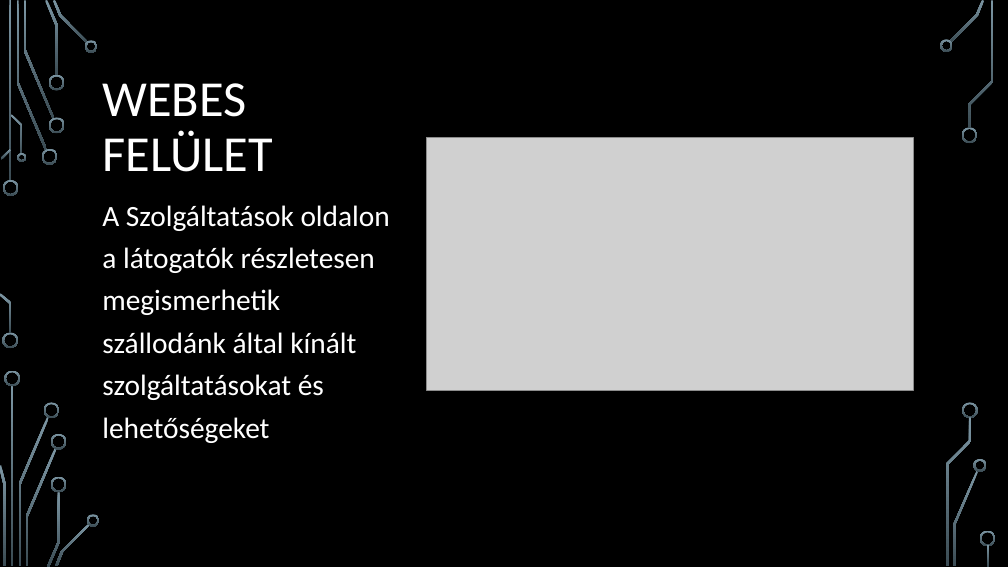
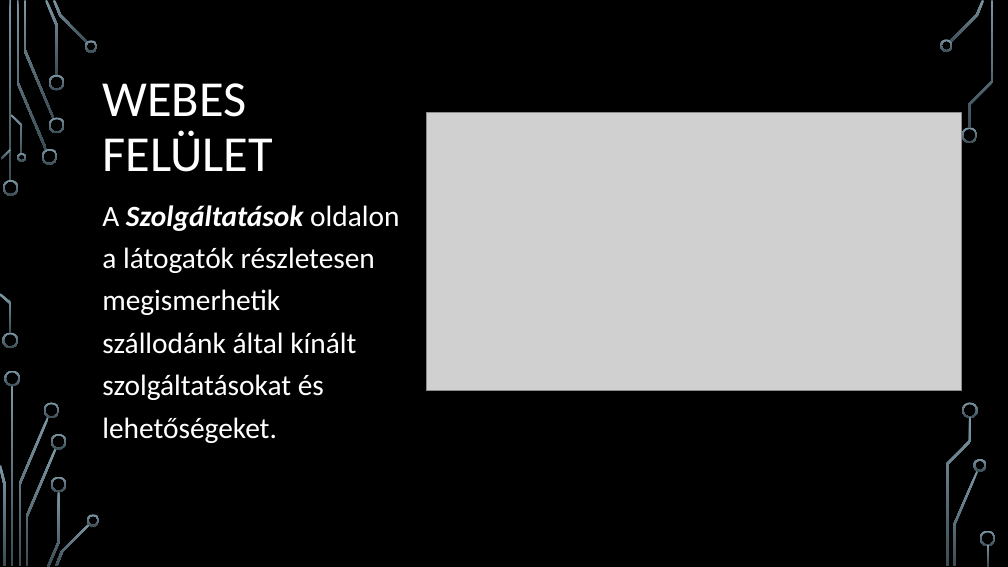
Before and after one commit to MrTahil/hotel, a slide deck: slide 17 of HMZ-rt.pptx. Drawn at 1008x567 pixels with LibreOffice and Linux fonts; fonts in the diff are those of the drawing; grey boxes stand for pictures; background and template pictures are left out. Boxes give left, top, right and bottom in pixels: in the first picture for what was removed or moved away, otherwise in the second. Text is boxed around its words. In the diff, an @@ line names an element or a change of style, - is before the commit and + after.

```diff
--- a/HMZ-rt.pptx
+++ b/HMZ-rt.pptx
@@ picture: place and size @@
-picture at [426,138,913,390]
+picture at [426,113,961,390]
@@ text at [102,205,399,443]: text changed @@
-A Szolgáltatások oldalon a látogatók részletesen megismerhetik szállodánk által kínált szolgáltatásokat és lehetőségeket
+A Szolgáltatások oldalon a látogatók részletesen megismerhetik szállodánk által kínált szolgáltatásokat és lehetőségeket.
```
Also in this commit, not shown: 18 other slides changed.
